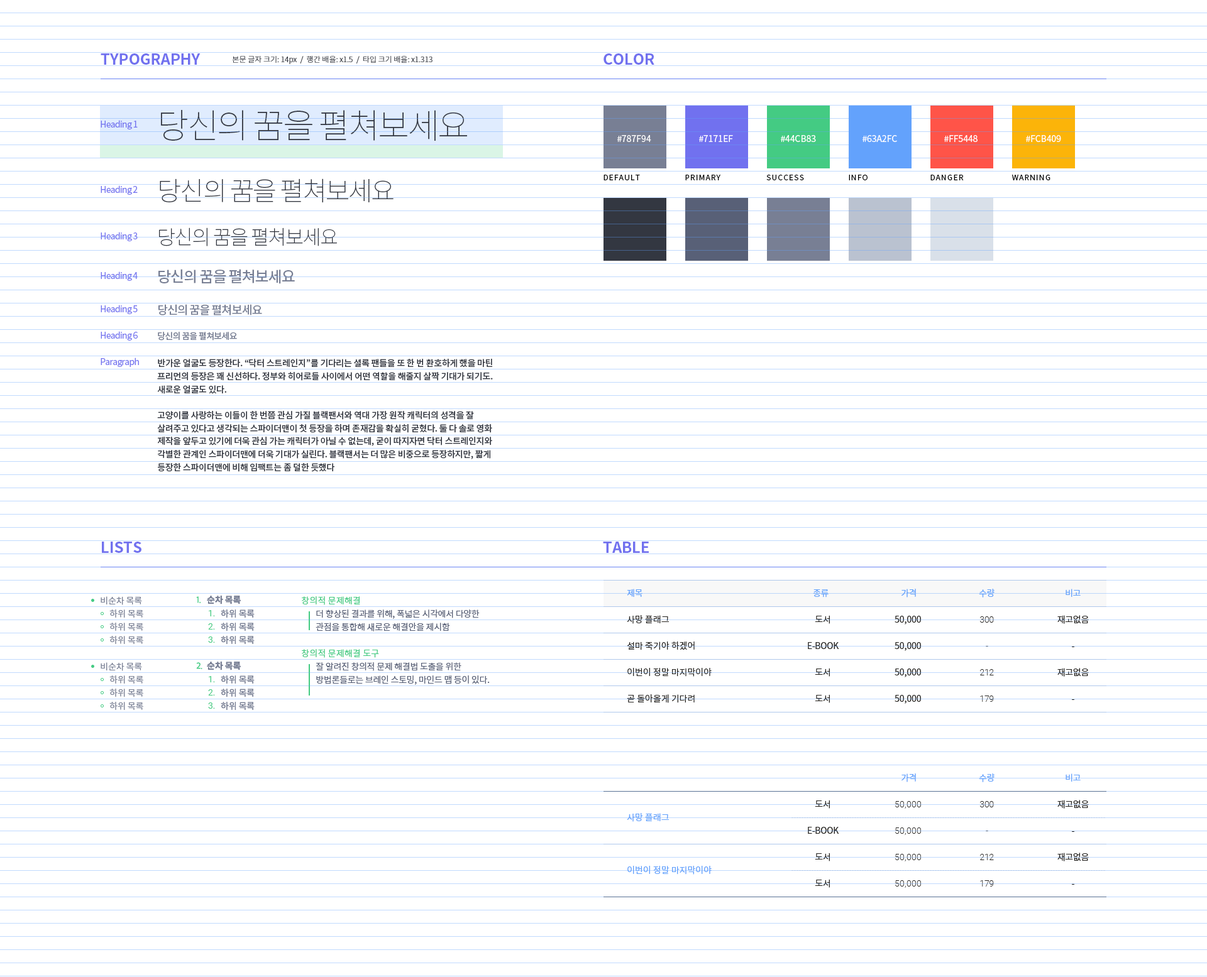
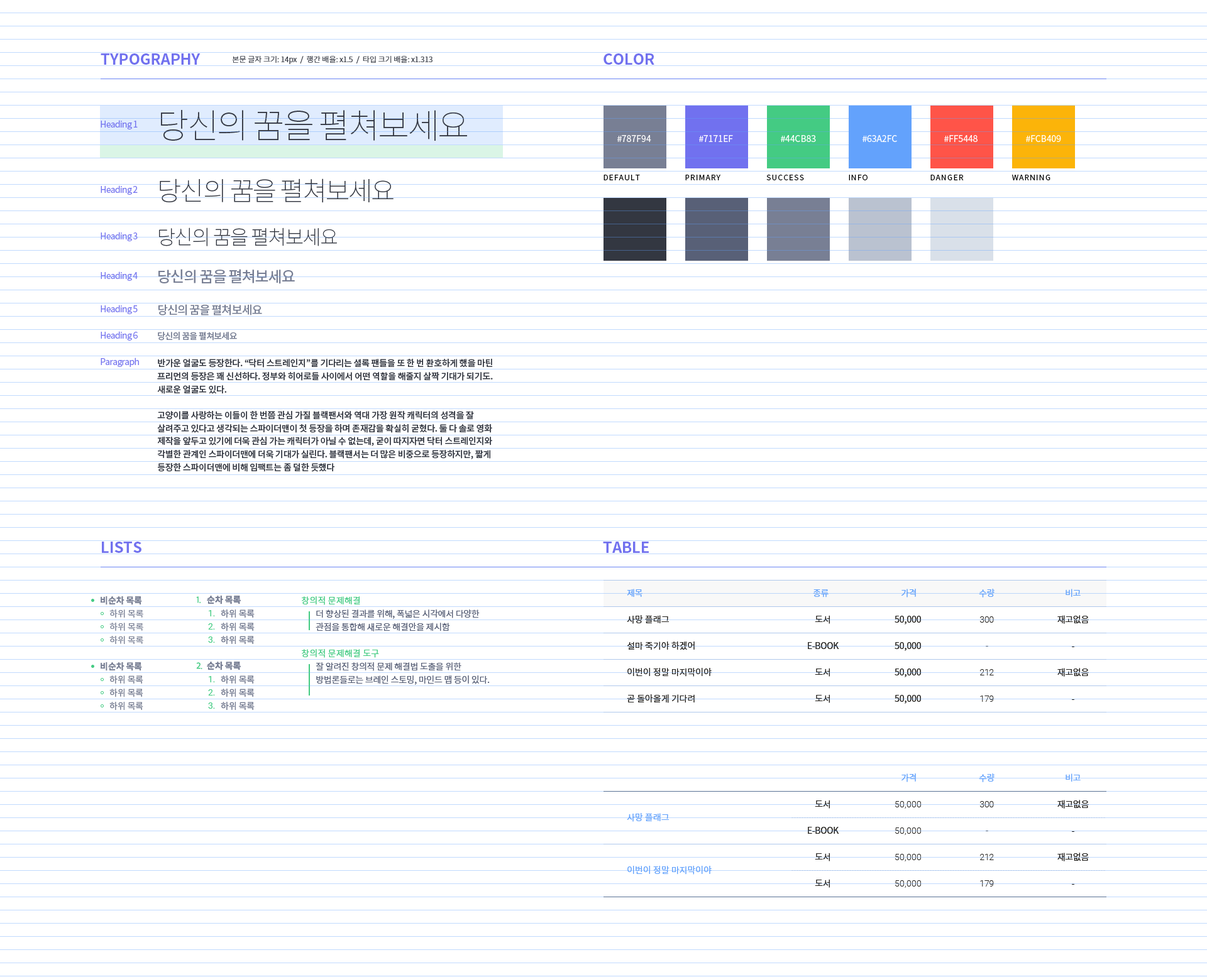
Two versions of the same layered image (1207x977). Layer-by-layer changes:
painted on "비순차 목록" (1st of 2, in "list" › "[content]" › "UL / LI" › "group" › "depth 1") over [100, 595, 143, 606]
painted on "비순차 목록" (2nd of 2, in "list" › "[content]" › "UL / LI" › "group" › "depth 1") over [100, 661, 143, 672]
painted on "하위 목록" (2nd of 4, in "list" › "[content]" › "UL / LI" › "group" › "depth 2") over [109, 675, 144, 711]
